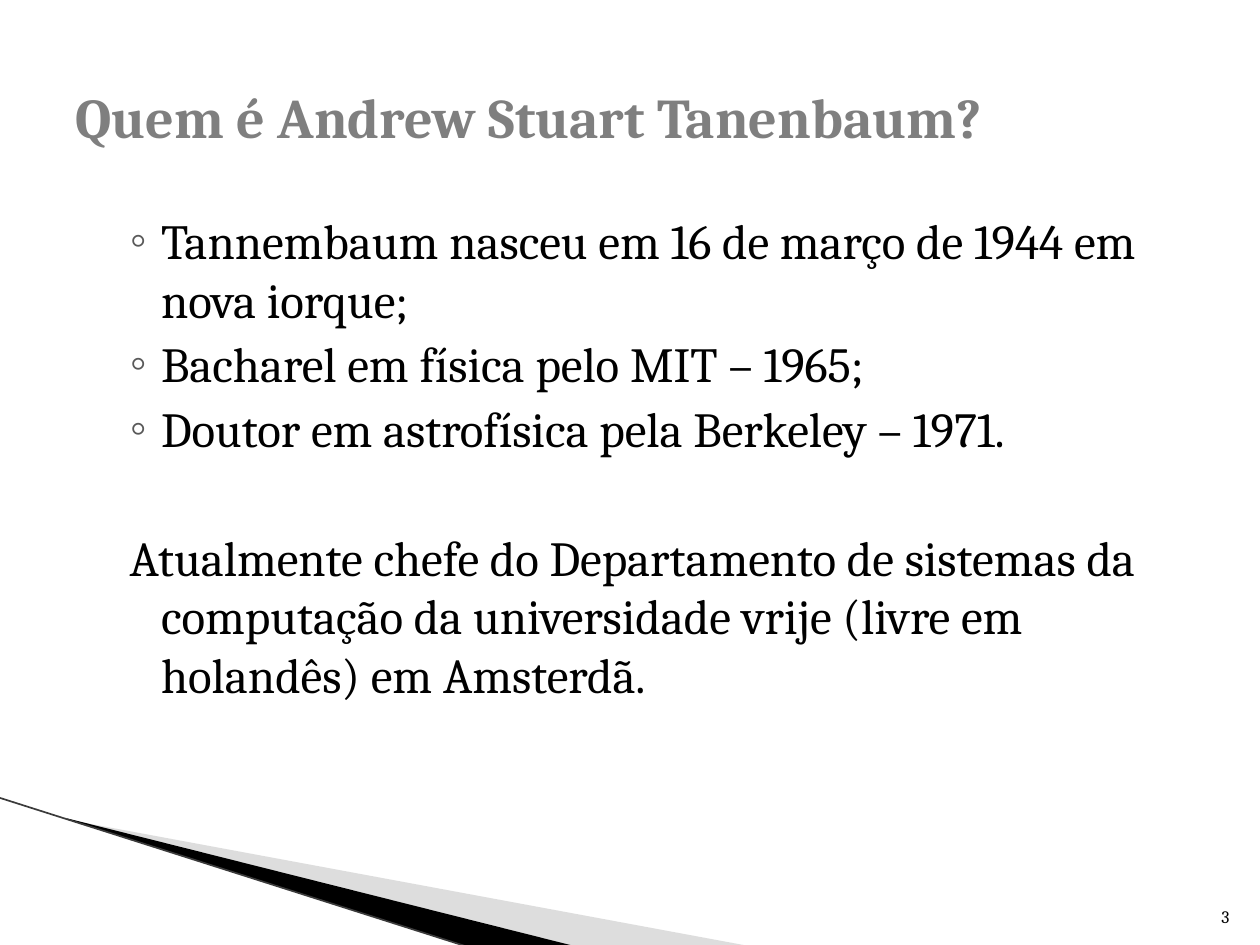
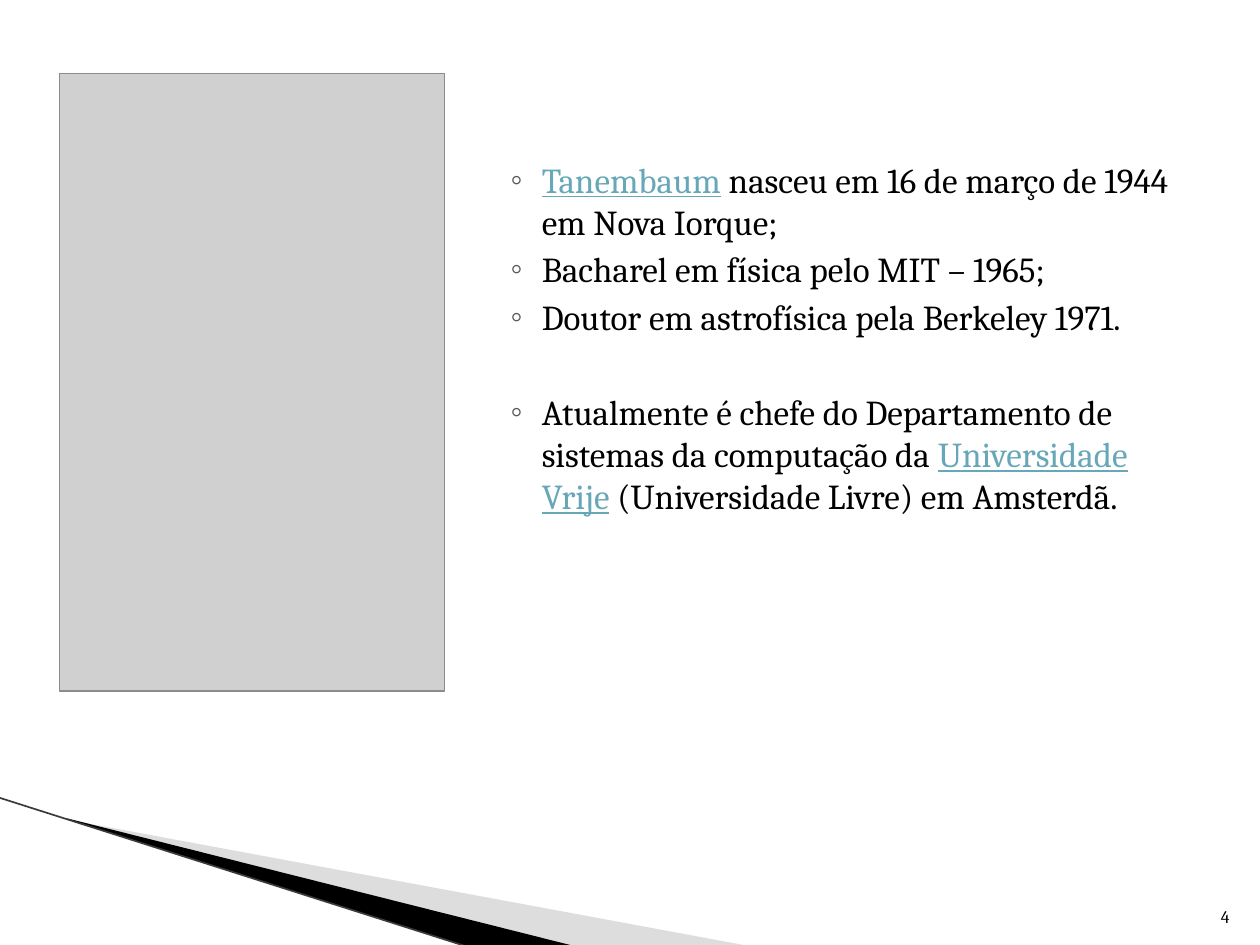
Before and after one commit to WhoisBsa/Faculdade, a slide deck: slide 4 of 3º Periodo Computação/S.O/Trabalho Tanenbaum/Tanenbaum.pptx (slide 3 before the commit). Drawn at 1260x945 pixels with LibreOffice and Linux fonts; fonts in the diff are those of the drawing; grey boxes stand for pictures; background and template pictures are left out. Boxes give left, top, right and bottom in pixels: in the first picture for what was removed or moved away, otherwise in the second. Text is boxed around its words. In the diff, an @@ line names an element or a change of style, - is before the commit and + after.

```diff
--- a/3º Periodo Computação/S.O/Trabalho Tanenbaum/Tanenbaum.pptx
+++ b/3º Periodo Computação/S.O/Trabalho Tanenbaum/Tanenbaum.pptx
@@ text "Tanembaum nasceu em 16 de ...": place and size @@
-text "Tanembaum nasceu em 16 de ..." at box(130, 225, 1135, 700)
+text "Tanembaum nasceu em 16 de ..." at box(542, 168, 1168, 517)
@@ text "Tanembaum nasceu em 16 de ..." at box(542, 168, 1168, 517): vertical alignment top to middle @@
@@ picture added at box(60, 73, 446, 690) @@
@@ title removed at box(75, 98, 982, 148) @@
-Quem é Andrew Stuart Tanenbaum?
@@ text at box(542, 168, 1168, 243): text changed; size 28 to 20 pt @@
-  ◦ Tannembaum nasceu em 16 de março de 1944 em nova iorque;
+  ◦ Tanembaum nasceu em 16 de março de 1944 em Nova Iorque;
@@ text at box(542, 257, 1045, 290): size 28 to 20 pt in "Bacharel em física pelo MIT – 1965;" @@
@@ text at box(542, 305, 1128, 517): text changed; size 28 to 20 pt @@
-  ◦ Doutor em astrofísica pela Berkeley – 1971.
-  Atualmente chefe do Departamento de sistemas da computação da universidade vrije (livre em holandês) em Amsterdã.
+  ◦ Doutor em astrofísica pela Berkeley 1971.
+  ◦ Atualmente é chefe do Departamento de sistemas da computação da Universidade Vrije (Universidade Livre) em Amsterdã.
@@ page number at box(1221, 911, 1230, 923): text changed @@
-3
+4
```
Also in this commit, not shown: 7 other slides changed, 6 slides added, 4 slides removed.
